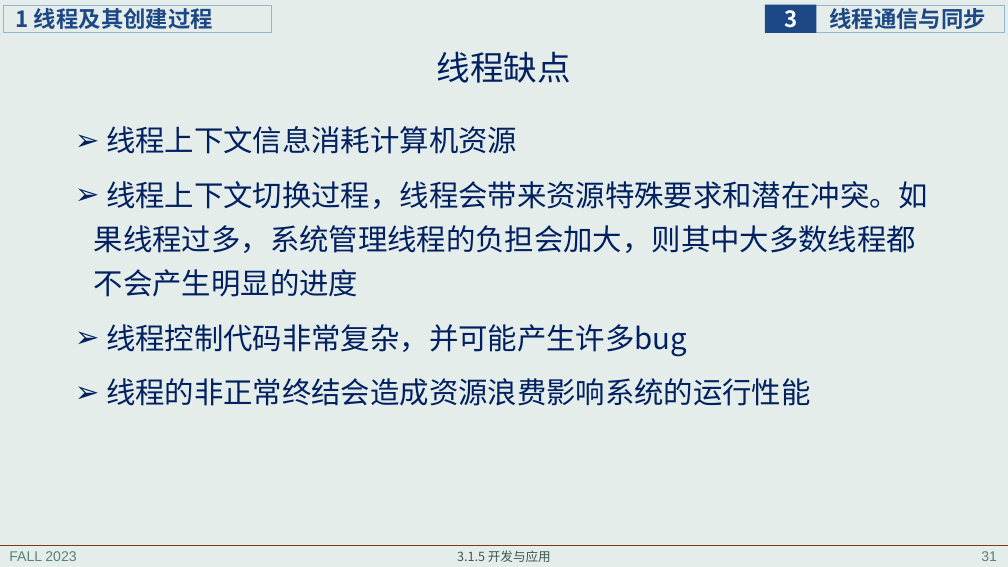
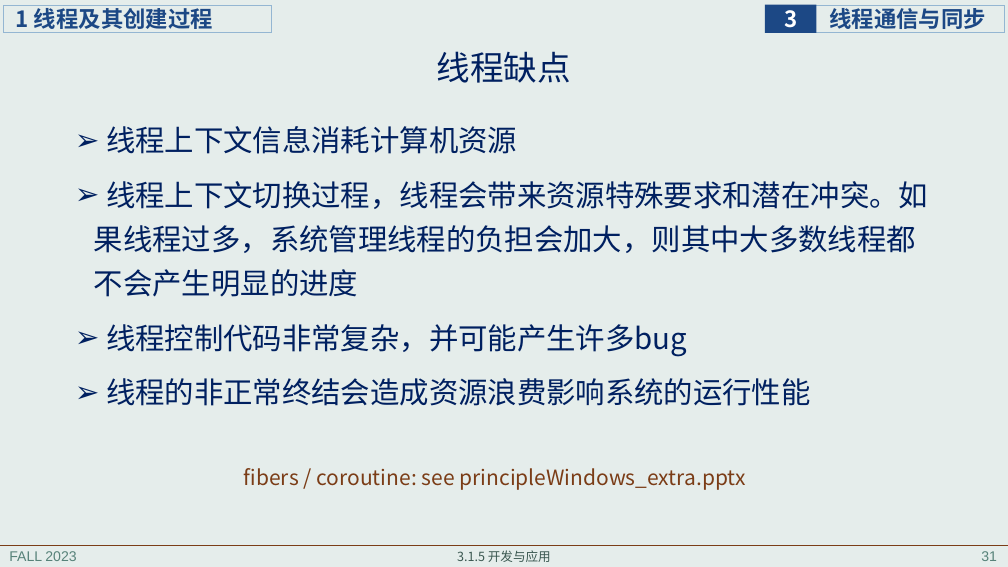
Before and after one commit to principleWindows/win-principle-2023, a slide deck: slide 31 of slides/instruction/principleWindows_3.pptx. Drawn at 1008x567 pixels with LibreOffice and Linux fonts; fonts in the diff are those of the drawing. Boxes give left, top, right and bottom in pixels: in the first picture for what was removed or moved away, otherwise in the second. Text is boxed around its words. In the diff, an @@ line names an element or a change of style, - is before the commit and + after.

```diff
--- a/slides/instruction/principleWindows_3.pptx
+++ b/slides/instruction/principleWindows_3.pptx
@@ text added at (x1=244, y1=468, x2=746, y2=490), 20 pt, text #7B3D17 @@
+fibers / coroutine: see principleWindows_extra.pptx
```
Also in this commit, not shown: 4 other slides changed, 1 other file.
